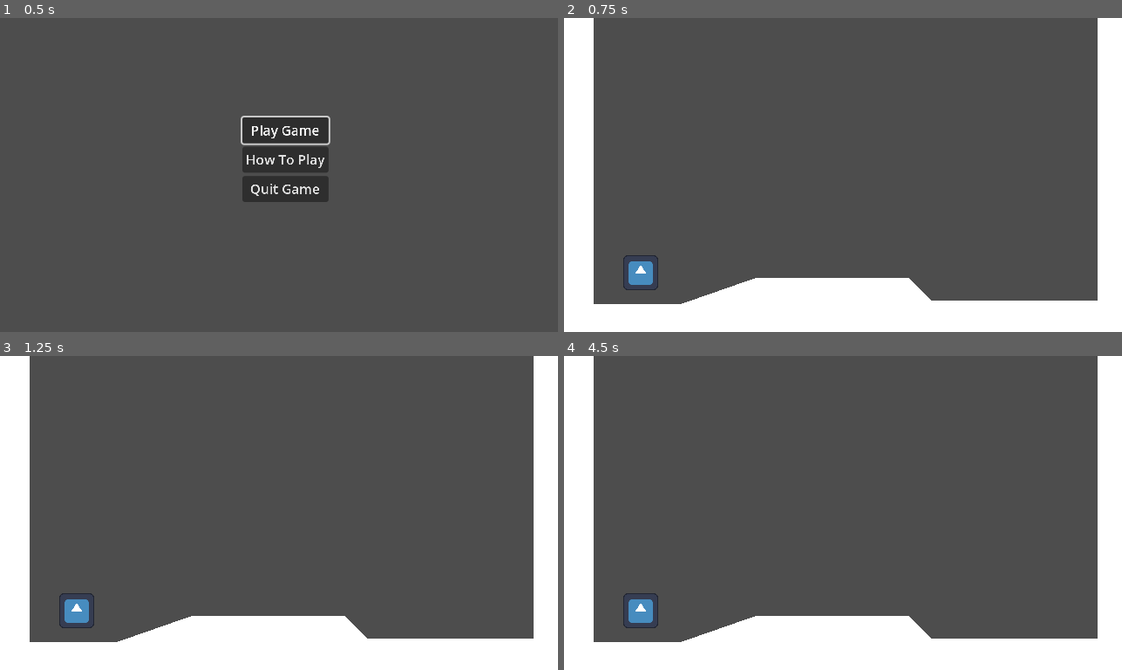
Above: before the commit, frames 1-4 (two rows, left to right).
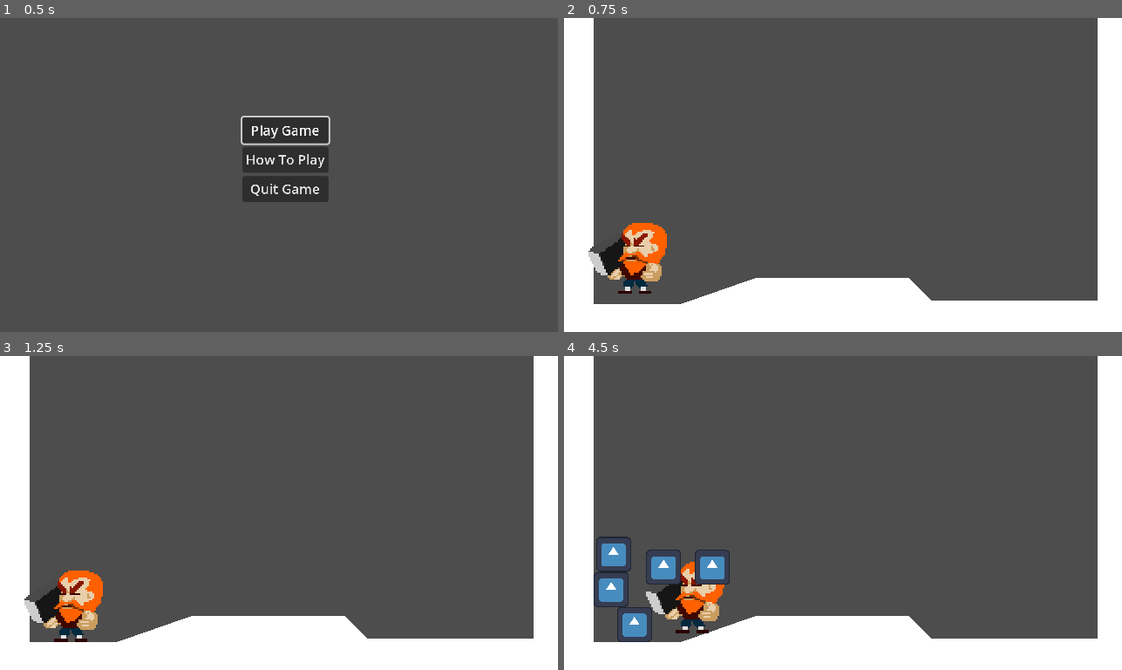
Above: after the commit, the same moments.

Repository: simonoNilssono/godot-project-thor
Game: Godot game, scene res://Scenes/main.tscn
The game is run twice, just before and just after one commit, with the same random seed, the same clock (stepped at 60 frames per second) and the same inputs. The engine's default icon, where the game draws it, is replaced by a stand-in: a white triangle on a blue panel in a dark square.
Inputs (mouse positions are in pixels of both pictures, inside the frame that each line leads up to):
- Up to frame 1 (0.5 s): no input
- Up to frame 2 (0.75 s): click "Play Game" at 0.5 s
- Up to frame 3 (1.25 s): no input
- Up to frame 4 (4.5 s): tap Enter at 1.25, 3.5 s; move the mouse to (965, 497) at 1.27 s; hold U (Spawn Enemy) 1.28-2.03 s; hold D (Right) 1.28-2.78 s; tap W (Up) at 1.52, 2.27, 3.77 s; tap Space at 2 s; move the mouse to (731, 528) at 2.02 s; tap U (Spawn Enemy) at 2.1, 3.6 s; move the mouse to (898, 443) at 2.77 s; hold A (Left) 2.78-3.53 s; hold U (Spawn Enemy) 2.78-3.53 s; move the mouse to (815, 575) at 3.52 s; hold D (Right) from 3.53 s (still down); move the mouse to (1010, 560) at 4.27 s; hold U (Spawn Enemy) from 4.28 s (still down)

Frame 1 is identical in both runs. In frame 2, 2.0% of the frame differs, in the area x 4-19%, y 65-88%; in frame 3, 2.0%; in frame 4, 3.7%, in the area x 5-30%, y 57-92%.
Error before the commit: Parse Error: Preload file "res://enemy.tscn" does not exist. (res://Scripts/player.gd:4)

Commit message:
added character animations

Diff:
--- a/Scenes/player.tscn
+++ b/Scenes/player.tscn
@@ -1,25 +1,102 @@
-[gd_scene load_steps=5 format=3 uid="uid://cv4aqvqnskoll"]
+[gd_scene load_steps=14 format=3 uid="uid://cv4aqvqnskoll"]
 
-[ext_resource type="Texture2D" uid="uid://kf52anhb6b1p" path="res://Sprites/icon.svg" id="1_c4abp"]
 [ext_resource type="Script" path="res://Scripts/player.gd" id="1_r2mqc"]
+[ext_resource type="Texture2D" uid="uid://3171raopg10h" path="res://Sprites/ThorSpritesheet.png" id="2_ehapr"]
 
 [sub_resource type="RectangleShape2D" id="RectangleShape2D_we3n4"]
+size = Vector2(26.9231, 28)
 
 [sub_resource type="RectangleShape2D" id="RectangleShape2D_f2eb1"]
 size = Vector2(20, 32)
+
+[sub_resource type="AtlasTexture" id="AtlasTexture_72dlg"]
+atlas = ExtResource("2_ehapr")
+region = Rect2(0, 50, 60, 50)
+
+[sub_resource type="AtlasTexture" id="AtlasTexture_k564c"]
+atlas = ExtResource("2_ehapr")
+region = Rect2(60, 50, 60, 50)
+
+[sub_resource type="AtlasTexture" id="AtlasTexture_p5fbc"]
+atlas = ExtResource("2_ehapr")
+region = Rect2(120, 50, 60, 50)
+
+[sub_resource type="AtlasTexture" id="AtlasTexture_ugpkw"]
+atlas = ExtResource("2_ehapr")
+region = Rect2(180, 50, 60, 50)
+
+[sub_resource type="AtlasTexture" id="AtlasTexture_1dr37"]
+atlas = ExtResource("2_ehapr")
+region = Rect2(0, 100, 60, 50)
+
+[sub_resource type="AtlasTexture" id="AtlasTexture_32m2i"]
+atlas = ExtResource("2_ehapr")
+region = Rect2(0, 0, 60, 50)
+
+[sub_resource type="AtlasTexture" id="AtlasTexture_d4wpc"]
+atlas = ExtResource("2_ehapr")
+region = Rect2(60, 0, 60, 50)
+
+[sub_resource type="AtlasTexture" id="AtlasTexture_6df85"]
+atlas = ExtResource("2_ehapr")
+region = Rect2(120, 0, 60, 50)
+
+[sub_resource type="SpriteFrames" id="SpriteFrames_mm36x"]
+animations = [{
+"frames": [{
+"duration": 2.0,
+"texture": SubResource("AtlasTexture_72dlg")
+}, {
+"duration": 0.5,
+"texture": SubResource("AtlasTexture_k564c")
+}, {
+"duration": 2.0,
+"texture": SubResource("AtlasTexture_p5fbc")
+}, {
+"duration": 0.5,
+"texture": SubResource("AtlasTexture_ugpkw")
+}],
+"loop": true,
+"name": &"idle",
+"speed": 5.0
+}, {
+"frames": [{
+"duration": 1.0,
+"texture": SubResource("AtlasTexture_1dr37")
+}],
+"loop": true,
+"name": &"jump",
+"speed": 5.0
+}, {
+"frames": [{
+"duration": 1.0,
+"texture": SubResource("AtlasTexture_32m2i")
+}, {
+"duration": 1.0,
+"texture": SubResource("AtlasTexture_d4wpc")
+}, {
+"duration": 1.0,
+"texture": SubResource("AtlasTexture_6df85")
+}, {
+"duration": 1.0,
+"texture": SubResource("AtlasTexture_d4wpc")
+}],
+"loop": true,
+"name": &"run",
+"speed": 10.0
+}]
 
 [node name="Player" type="CharacterBody2D"]
 floor_snap_length = 2.0
 script = ExtResource("1_r2mqc")
 
 [node name="CollisionShape2D" type="CollisionShape2D" parent="."]
+position = Vector2(-3, -14)
+scale = Vector2(0.52, 1)
 shape = SubResource("RectangleShape2D_we3n4")
 
-[node name="Sprite2D" type="Sprite2D" parent="."]
-scale = Vector2(0.15671, 0.15671)
-texture = ExtResource("1_c4abp")
-
 [node name="RightHitbox" type="Area2D" parent="."]
+visible = false
 position = Vector2(10, 0)
 
 [node name="CollisionShape2D" type="CollisionShape2D" parent="RightHitbox"]
@@ -27,8 +104,14 @@
 shape = SubResource("RectangleShape2D_f2eb1")
 
 [node name="LeftHitbox" type="Area2D" parent="."]
+visible = false
 position = Vector2(-10, 0)
 
 [node name="CollisionShape2D" type="CollisionShape2D" parent="LeftHitbox"]
 position = Vector2(0, -6)
 shape = SubResource("RectangleShape2D_f2eb1")
+
+[node name="AnimatedSprite2D" type="AnimatedSprite2D" parent="."]
+position = Vector2(0, -25)
+sprite_frames = SubResource("SpriteFrames_mm36x")
+animation = &"idle"
--- a/Scripts/player.gd
+++ b/Scripts/player.gd
@@ -1,7 +1,7 @@
 extends CharacterBody2D
 
 #WIP
-const ENEMY_SCENE = preload("res://enemy.tscn")
+const ENEMY_SCENE = preload("res://Scenes/enemy.tscn")
 const ACCELERATION = 30000
 const FRICTION = 30000
 const SPEED = 100.0
Not shown: 1 places in Scenes/enemy.tscn that only renumber resources
Binary file added: Sprites/ThorSpritesheet.png
Not shown, added: Sprites/ThorSpritesheet.png.import
